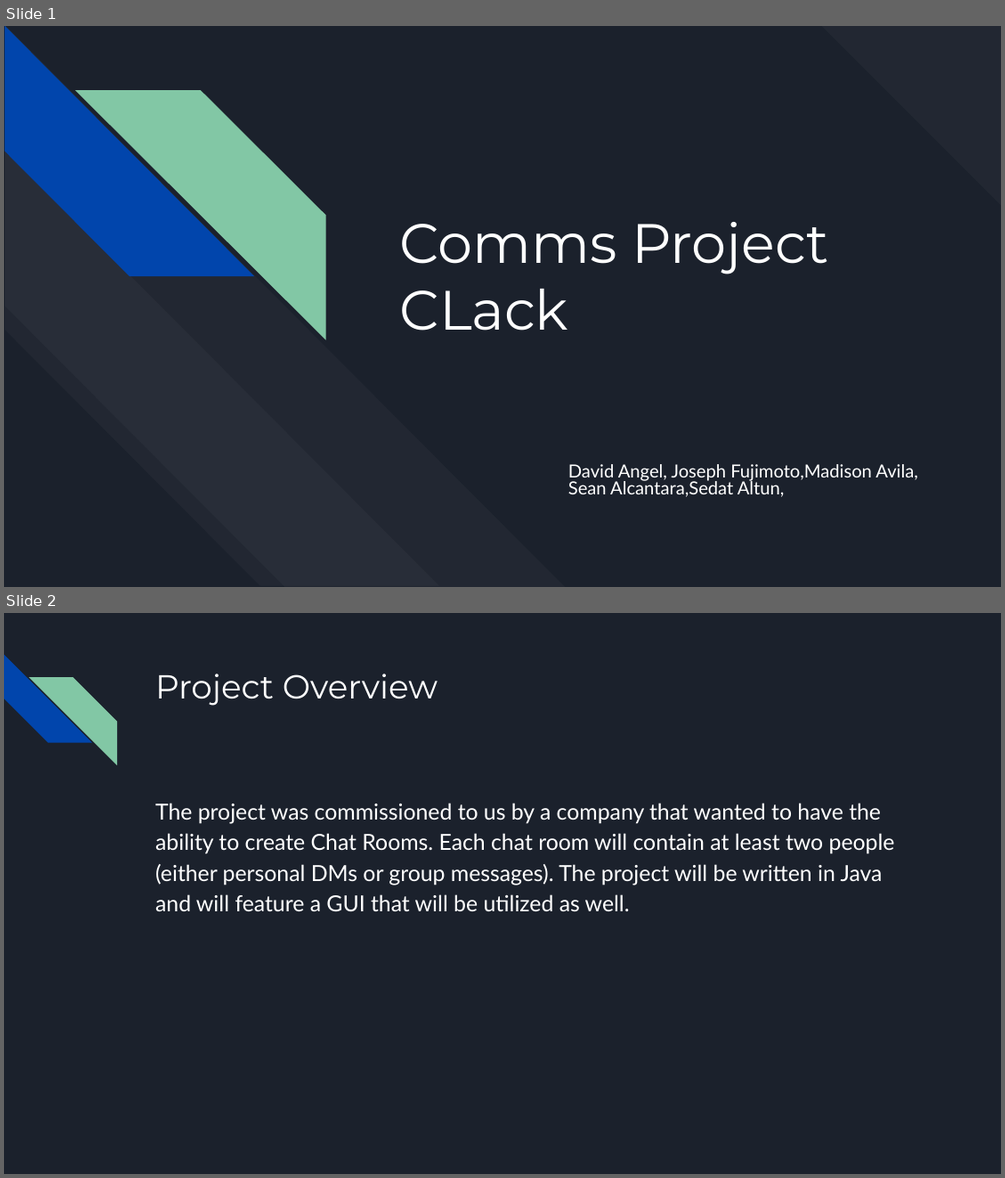
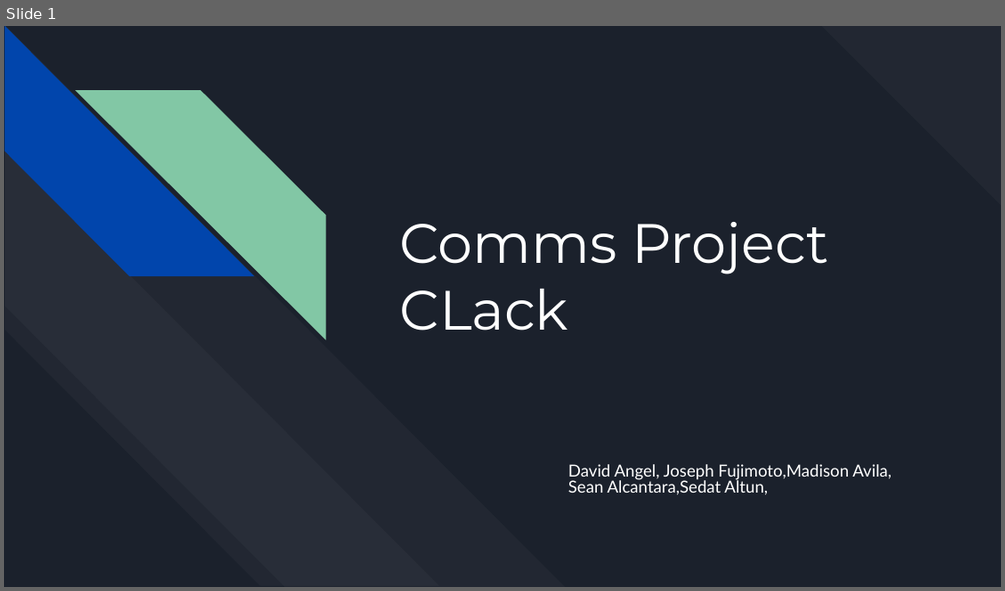
Before and after one commit to R3r3zzed/Comms-Project, a slide deck: Design/Comms Project Design.pptx. Shown one above the other, each under a label of ours: slides 1 and 2 before the commit, slide 1 after it. The pictures are 1005x1178 and 1005x591 pixels, drawn with LibreOffice and Linux fonts; fonts in the diff are those of the drawing. Boxes give left, top, right and bottom in pixels: in the first picture for what was removed or moved away, otherwise in the second. Text is boxed around its words. In the diff, an @@ line names an element or a change of style, - is before the commit and + after.

```diff
--- a/Design/Comms Project Design.pptx
+++ b/Design/Comms Project Design.pptx
@@ slide 2 removed at (x1=4, y1=613, x2=1001, y2=1174), background #1B212C @@
@@ diag stripe removed at (x1=4, y1=655, x2=92, y2=743) @@
@@ diag stripe removed at (x1=29, y1=677, x2=117, y2=764) @@
@@ title removed at (x1=155, y1=674, x2=437, y2=706) @@
-Project Overview
@@ text removed at (x1=155, y1=803, x2=895, y2=912) @@
-The project was commissioned to us by a company that wanted to have the ability to create Chat Rooms. Each chat room will contain at least two people (either personal DMs or group messages). The project will be written in Java and will feature a GUI that will be utilized as well.
@@ slide 1 changed as well @@
@@ subtitle "David Angel, Joseph Fujimoto,Madison Avila, ..." at (x1=568, y1=464, x2=891, y2=495): size 13 to 12 pt @@
```
Also in this commit, not shown: 3 slides added, 4 other slides removed, 3 other files.
